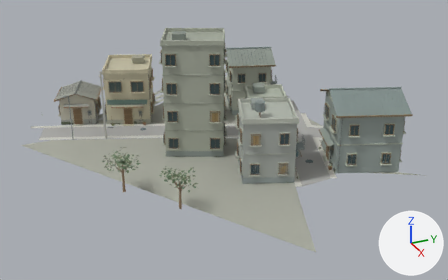
Two versions of the glTF model assets/town/renewal/models/street_5_2.glb, one commit apart.
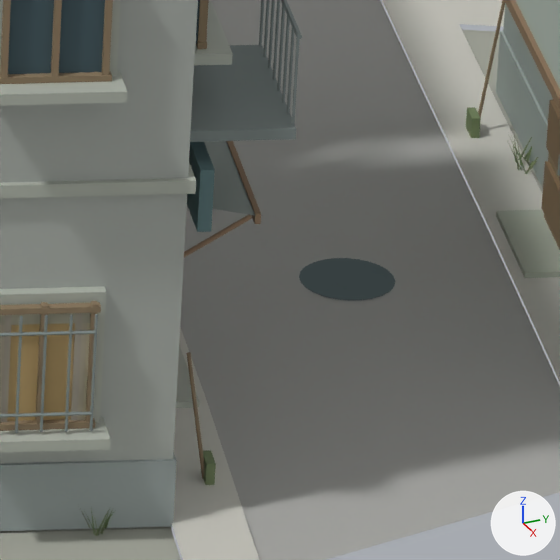
The first picture shows the older version from a camera (50 mm lens) standing at (238.6, -103.5, 30.0) and looking at (179.9, -77.1, 0.6). The close-ups show the older and then the newer version on the part from 62% to 73% of the width and 49% to 66% of the height of that picture. Only the edits that show in the close-ups are written down. The axes (+X, +Y, +Z) are drawn at lower right. The lights are the same throughout. Vertices at exactly the same position are counted once.

Objects in the first close-up: 'concrete.019', 'glass.021', 'graybrick.021', 'ground.035', 'metal.021', 'paving.025', 'puddle.023', 'road.057', 'roof_metal.021', 'trim.021', 'window_warm.028', 'wood.021' and 4 more.
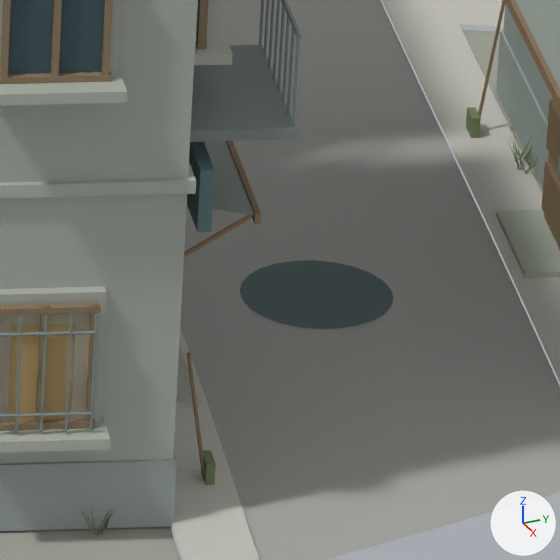
What differs and where, as boxes (x1, y1, x2, y2) in the close-ups (560 x 560 px):
'puddle.023', reshaped: before (299, 258, 395, 301); after (240, 260, 394, 328)

Edits to the bpy script that builds the scene:
```text
Change me_puddle_023:
    used by ob_puddle_023; location = (0.0, 0.0, 0.0)
    remove me_puddle_023.from_pydata(...)  # 196 vertices, 288 faces; spans x 171.4..187.9, y -84.5..-65.9, z 0.0
    add me_puddle_023.from_pydata(...)  # 196 vertices, 288 faces; spans x 171.2..188.4, y -85.4..-65.8, z 0.0
    me_puddle_023 part 1: the loose piece of 49 vertices spanning x 187.1..187.9, y -70.9..-70.0, z 0.0 is scaled about its middle by (1.59, 1.59, 1), then moved by (0.1, -0.4, 0.0)
    other edits to the shape of me_puddle_023 do not show in these pictures
```
